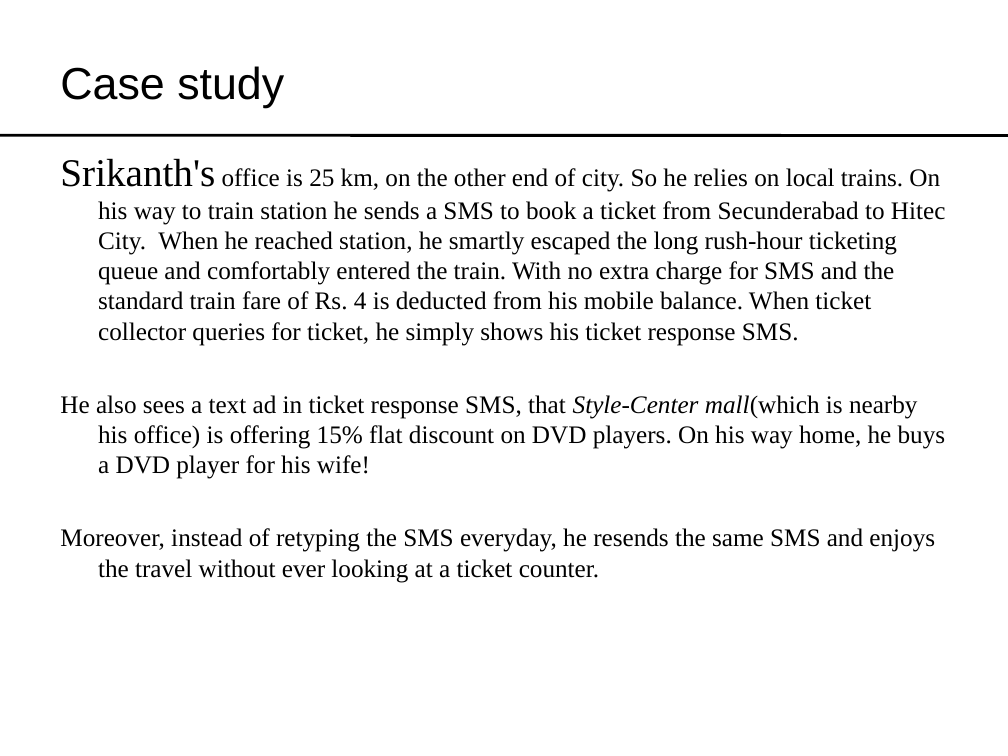
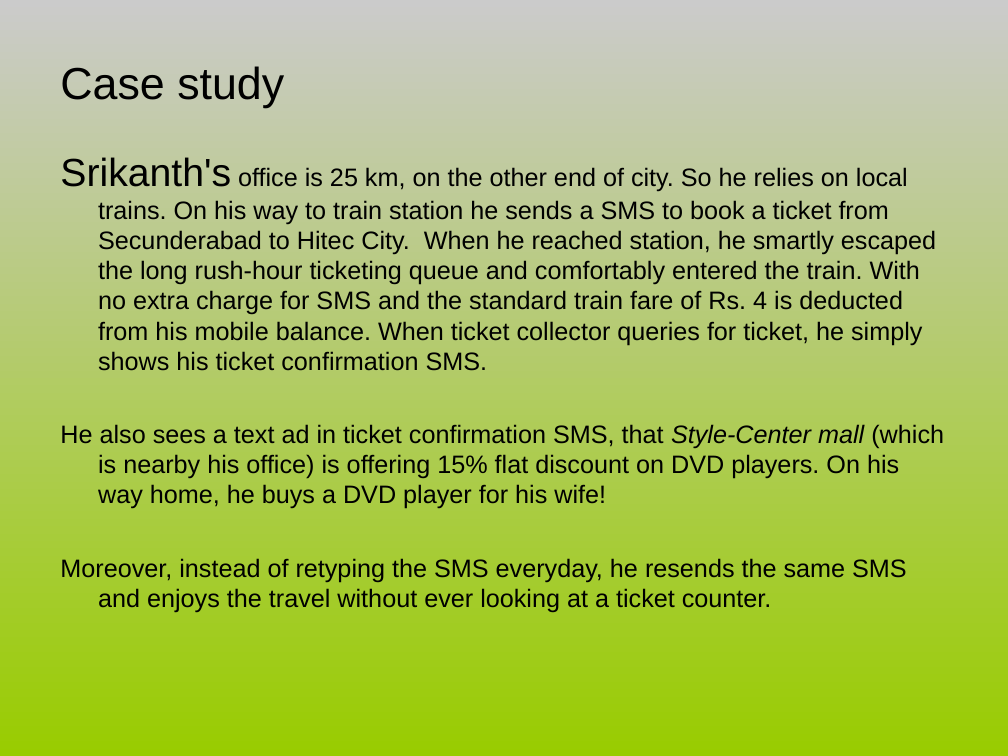
Before and after one commit to sriks/decii, a slide deck: slide 8 of mobileticketing/69290A4E.ppt (slide 9 before the commit). Drawn at 1008x756 pixels with LibreOffice and Linux fonts; fonts in the diff are those of the drawing. Boxes give left, top, right and bottom in pixels: in the first picture for what was removed or moved away, otherwise in the second. Text is boxed around its words. In the diff, an @@ line names an element or a change of style, - is before the commit and + after.

```diff
--- a/mobileticketing/69290A4E.ppt
+++ b/mobileticketing/69290A4E.ppt
@@ background #FFFFFF to gradient #CBCBCB to #99CC00 @@
@@ line removed from (0, 135) to (1008, 135) @@
@@ text at <box>60,157,944,509</box>: text changed; font Times New Roman to Arial @@
-Srikanth's office is 25 km, on the other end of city. So he relies on local trains. On his way to train station he sends a SMS to book a ticket from Secunderabad to Hitec City. When he reached station, he smartly escaped the long rush-hour ticketing queue and comfortably entered the train. With no extra charge for SMS and the standard train fare of Rs. 4 is deducted from his mobile balance. When ticket collector queries for ticket, he simply shows his ticket response SMS.
-He also sees a text ad in ticket response SMS, that Style-Center mall(which is nearby his office) is offering 15% flat discount on DVD players. On his way home, he buys a DVD player for his wife!
+Srikanth's office is 25 km, on the other end of city. So he relies on local trains. On his way to train station he sends a SMS to book a ticket from Secunderabad to Hitec City. When he reached station, he smartly escaped the long rush-hour ticketing queue and comfortably entered the train. With no extra charge for SMS and the standard train fare of Rs. 4 is deducted from his mobile balance. When ticket collector queries for ticket, he simply shows his ticket confirmation SMS.
+He also sees a text ad in ticket confirmation SMS, that Style-Center mall (which is nearby his office) is offering 15% flat discount on DVD players. On his way home, he buys a DVD player for his wife!
@@ text at <box>60,558,907,612</box>: font Times New Roman to Arial in "Moreover, instead of retyping the SMS everyday, ..." @@
```
Also in this commit, not shown: 9 other slides changed, 1 slide added, 1 slide removed, 4 other files.
